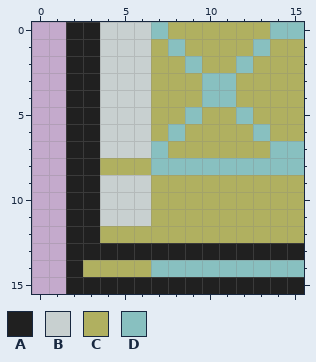
One commit to this pixel-art sprite: res/sprites/Building03-01.png. Above, as it was before the edit.
The file is 16x16 pixels.
Palette (. is transparent): A #202020  B #c8d0d0  C #b0b060  D #88c0c0
Pixels before, first column x 2:
 0 AABBBDCCCCCCDD
 1 AABBBCDCCCCDCC
 2 AABBBCCDCCDCCC
 3 AABBBCCCDDCCCC
 4 AABBBCCCDDCCCC
 5 AABBBCCDCCDCCC
 6 AABBBCDCCCCDCC
 7 AABBBDCCCCCCDD
 8 AACCCDDDDDDDDD
 9 AABBBCCCCCCCCC
10 AABBBCCCCCCCCC
11 AABBBCCCCCCCCC
12 AACCCCCCCCCCCC
13 AAAAAAAAAAAAAA
14 ACCCCDDDDDDDDD
15 AAAAAAAAAAAAAA
And afterwards:
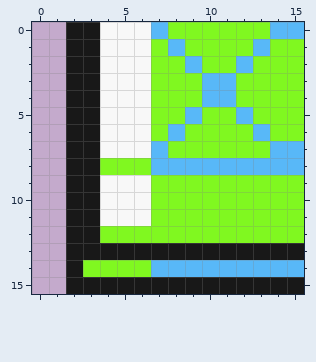
Difference:
Colour A changes from #202020 to #181818.
Colour B changes from #c8d0d0 to #f8f8f8.
Colour C changes from #b0b060 to #80f820.
Colour D changes from #88c0c0 to #58b8f8.
Changed places in both pictures, as pixel boxes (x1, y1, x2, y2):
changed: (66, 22, 304, 294)
